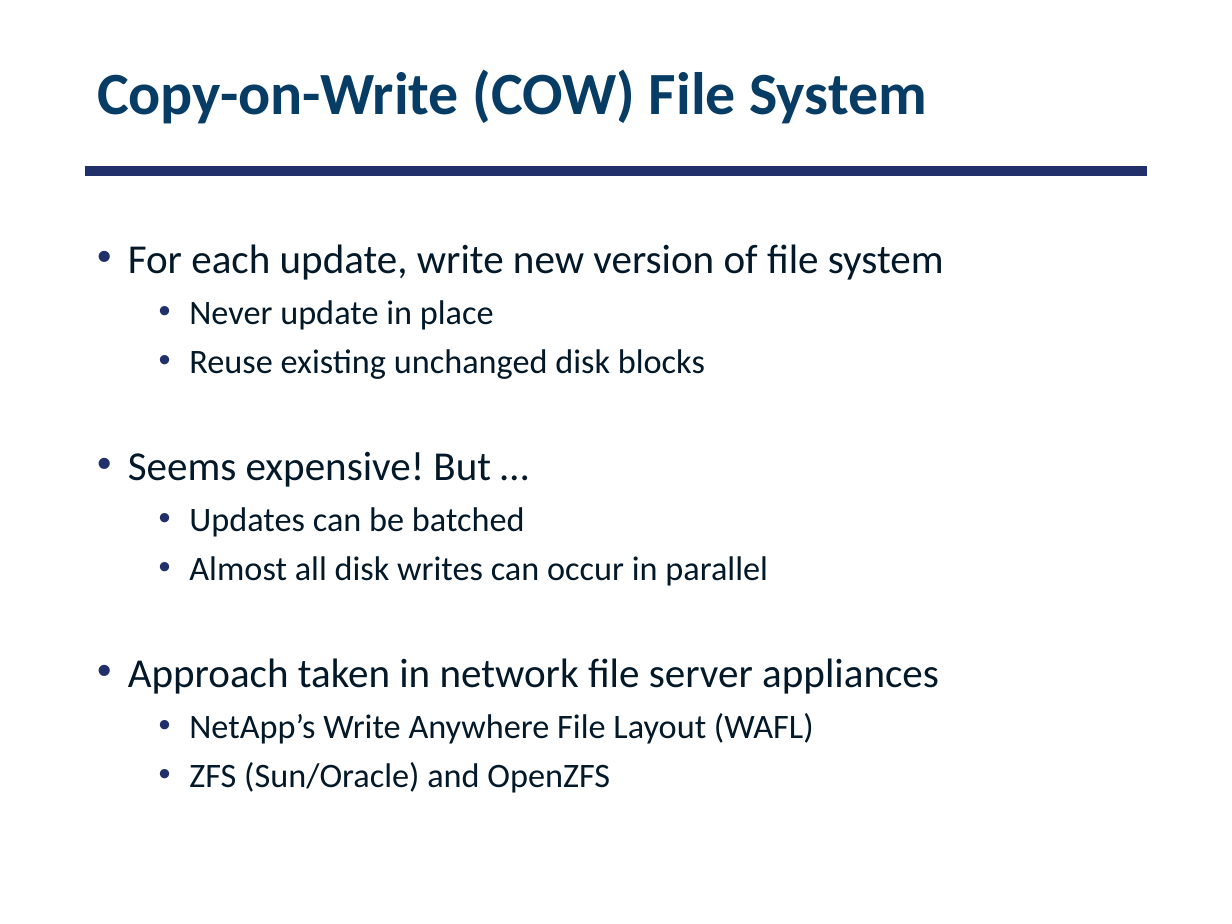
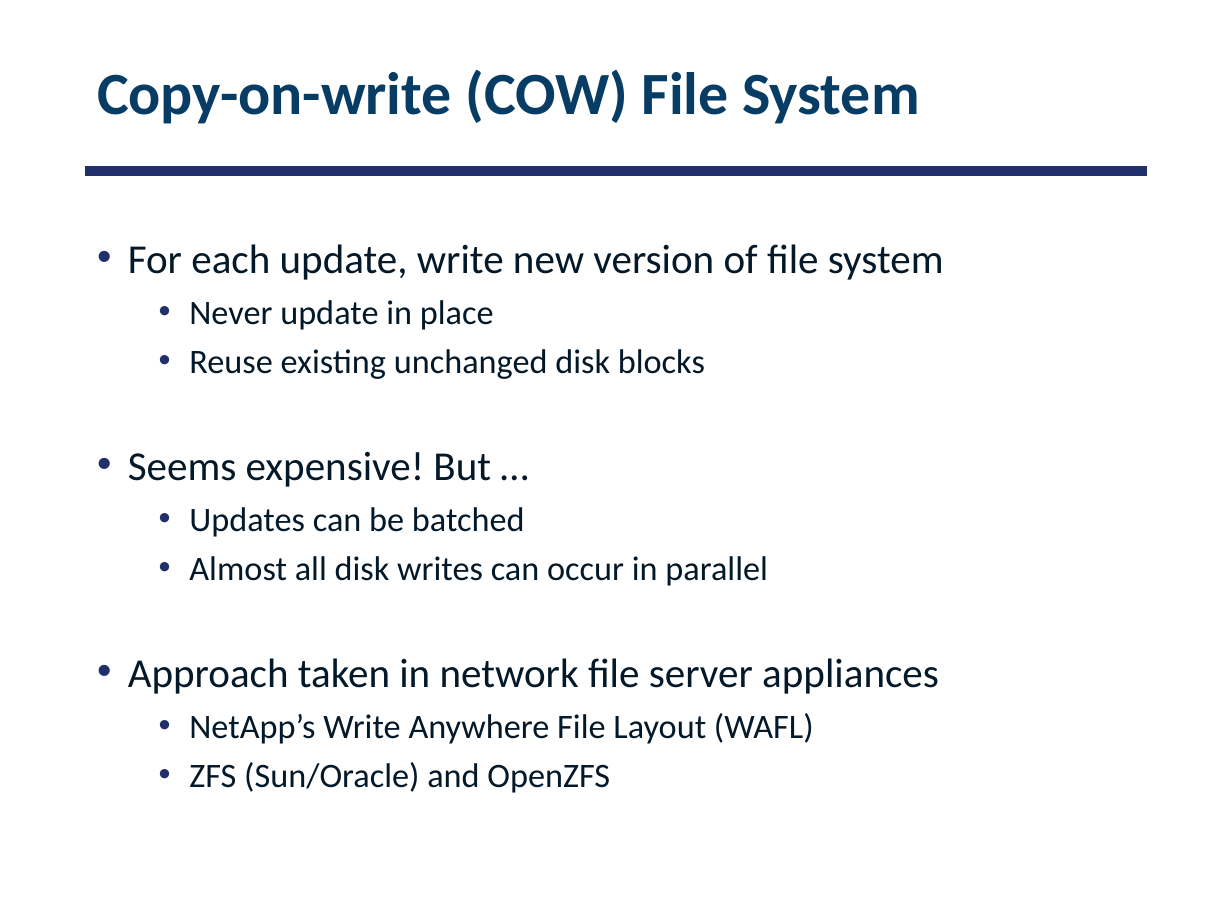
Before and after one commit to smajidzahedi/ECE350, a slide deck: slide 27 of 12-reliability.pptx. Drawn at 1232x924 pixels with LibreOffice and Linux fonts; fonts in the diff are those of the drawing. Boxes give left, top, right and bottom in pixels: in the first picture for what was removed or moved away, otherwise in the second. Text is boxed around its words. In the diff, an @@ line names an element or a change of style, - is before the commit and + after.

```diff
--- a/12-reliability.pptx
+++ b/12-reliability.pptx
@@ title at (97, 69, 920, 124): text changed @@
-Copy-on-Write (COW) File System
+Copy-on-write (COW) File System
```
Also in this commit, not shown: 1 other file.
